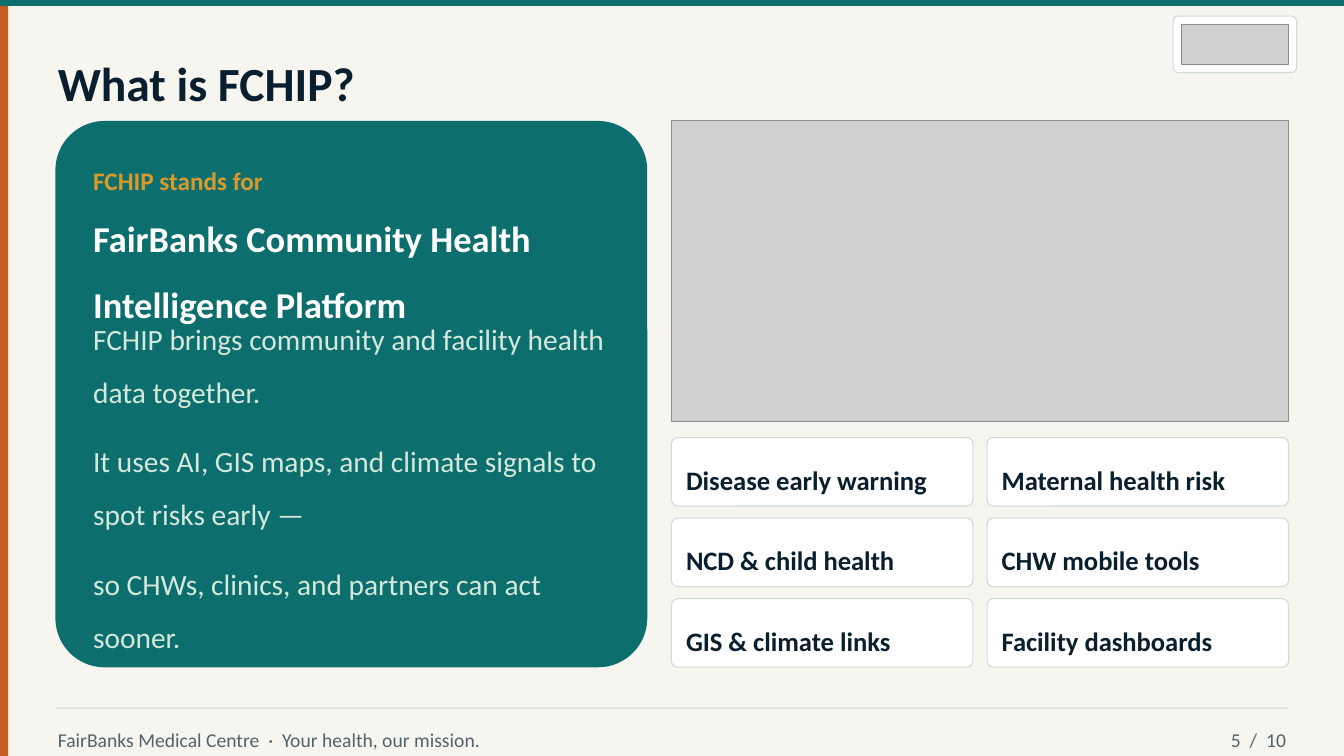
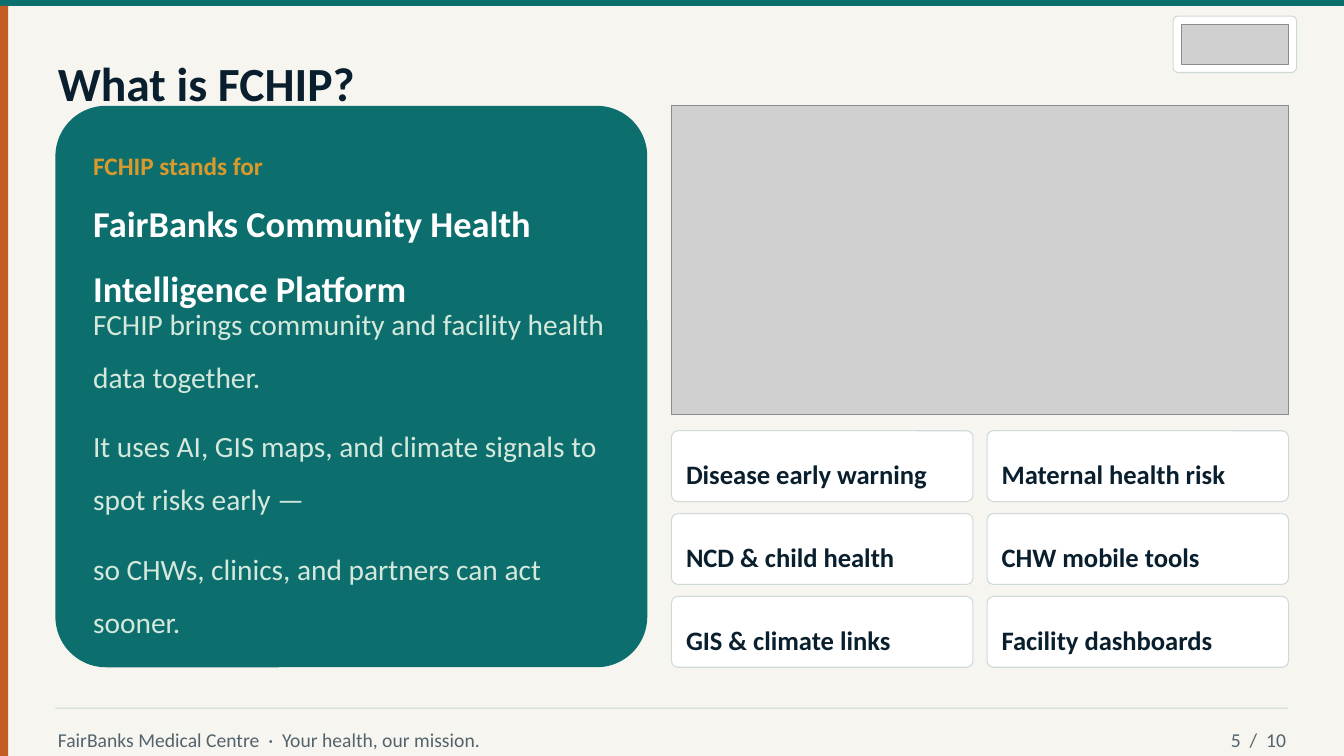
Before and after one commit to WASSWA2624/fairbanks, a slide deck: slide 5 of pitch-presentations/documents/must_ppt.pptx. Drawn at 1344x756 pixels with LibreOffice and Linux fonts; fonts in the diff are those of the drawing; grey boxes stand for pictures. Boxes give left, top, right and bottom in pixels: in the first picture for what was removed or moved away, otherwise in the second. Text is boxed around its words. In the diff, an @@ line names an element or a change of style, - is before the commit and + after.

Commit message:
Refine PowerPoint presentation generation script for MUST partnership pitch. Adjusted header dimensions and improved text formatting for kicker and title handling. Enhanced layout for better readability and visual appeal in the generated slides.

```diff
--- a/pitch-presentations/documents/must_ppt.pptx
+++ b/pitch-presentations/documents/must_ppt.pptx
@@ rounded rectangle resized from (x1=55, y1=121, x2=647, y2=667) to (x1=55, y1=106, x2=647, y2=667) @@
@@ picture resized from (x1=671, y1=121, x2=1289, y2=421) to (x1=671, y1=106, x2=1289, y2=414) @@
@@ 3 texts moved together from (x1=93, y1=172, x2=604, y2=648) to (x1=93, y1=157, x2=604, y2=633) @@
@@ 4 rounded rectangles, 2 texts moved together from (x1=671, y1=438, x2=1289, y2=587) to (x1=671, y1=431, x2=1289, y2=585) @@
```
Also in this commit, not shown: 7 other slides changed, 1 other file.
